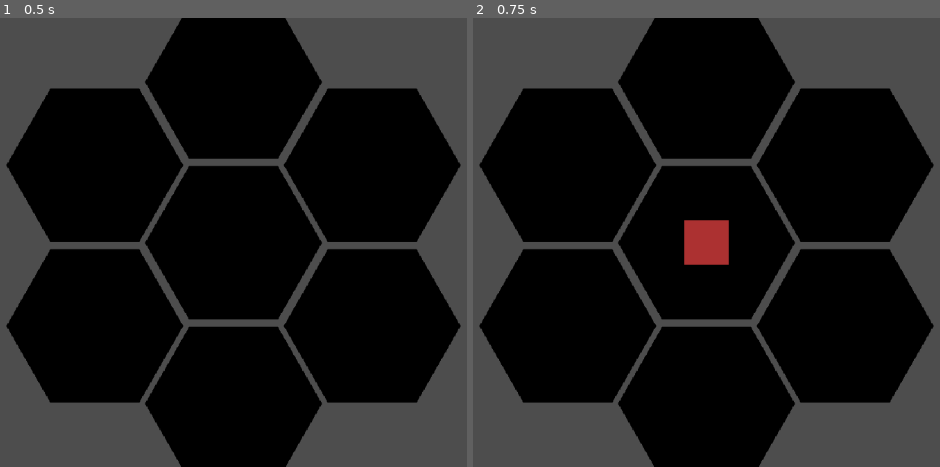
Above: before the commit, frames 1-2 (left to right).
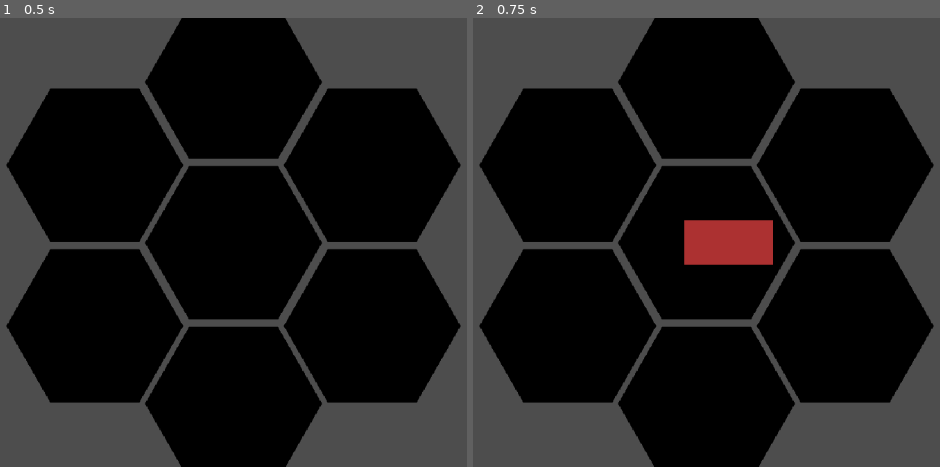
Above: after the commit, the same moments.

Repository: ima-cow/Godot-Testing
Game: Godot game, scene res://scenes/game.tscn
Two runs of this game, one before a commit and one after it. Both use one fixed random seed, a clock stepped at 60 frames per second and the inputs below.
Inputs (mouse positions are in pixels of both pictures, inside the frame that each line leads up to):
- Up to frame 1 (0.5 s): no input
- Up to frame 2 (0.75 s): tap Enter at 0.5 s; press the mouse at (706, 242) at 0.53 s

Frame 1 is identical in both runs. In frame 2, 1.0% of the frame differs, in the area x 54-65%, y 44-56%.
Error after the commit: Parse Error: The function signature doesn't match the parent. Parent signature is "_process(float) -> void". (res://scripts/line.gd:14)

Commit message:
worked on generating lines

Diff:
--- a/scripts/hex.gd
+++ b/scripts/hex.gd
@@ -1,4 +1,4 @@
 extends Area2D
 
-@onready var has_line = false
+@onready var has_line_segment = false
 @onready var end_point = false
--- a/scripts/line.gd
+++ b/scripts/line.gd
@@ -3,19 +3,17 @@
 @onready var start = get_child(0)
 @onready var end = get_child(1)
 @export var line_texture = Texture2D
+@onready var generating = false
 
 func _ready():
 	end.get_child(1).visible = false
 	start.set_global_position(get_parent().locate_closest_hex().global_position)
-	get_parent().generate_line.connect(_on_generate_line)
-	#get_parent().locate_closest_hex().set_end_point(true)
+	generating = get_parent().generate_line.connect()
+	get_parent().locate_closest_hex().end_point = true
 
-func _on_generate_line(line_being_generated):
-	while !line_being_generated:
-		print()
-	print("test")
-	#if line_being_genorated == false:
-		#if !get_parent().locate_closest_hex().has_line && !get_parent().locate_closest_hex().end_point:
-			#var line_segement = Sprite2D.new()
-			#line_segement.set_texture(line_texture)
-			#line_segement.set_global_position(get_parent().locate_closest_hex().get_global_position())
+func _process():
+	generate_segment()
+
+func generate_segment():
+	if generating && !get_parent().locate_cloesest_hex().end_point && !get_parent().locate_closest_hex().has_line_segment:
+		var line_segment = Sprite2D.new()
